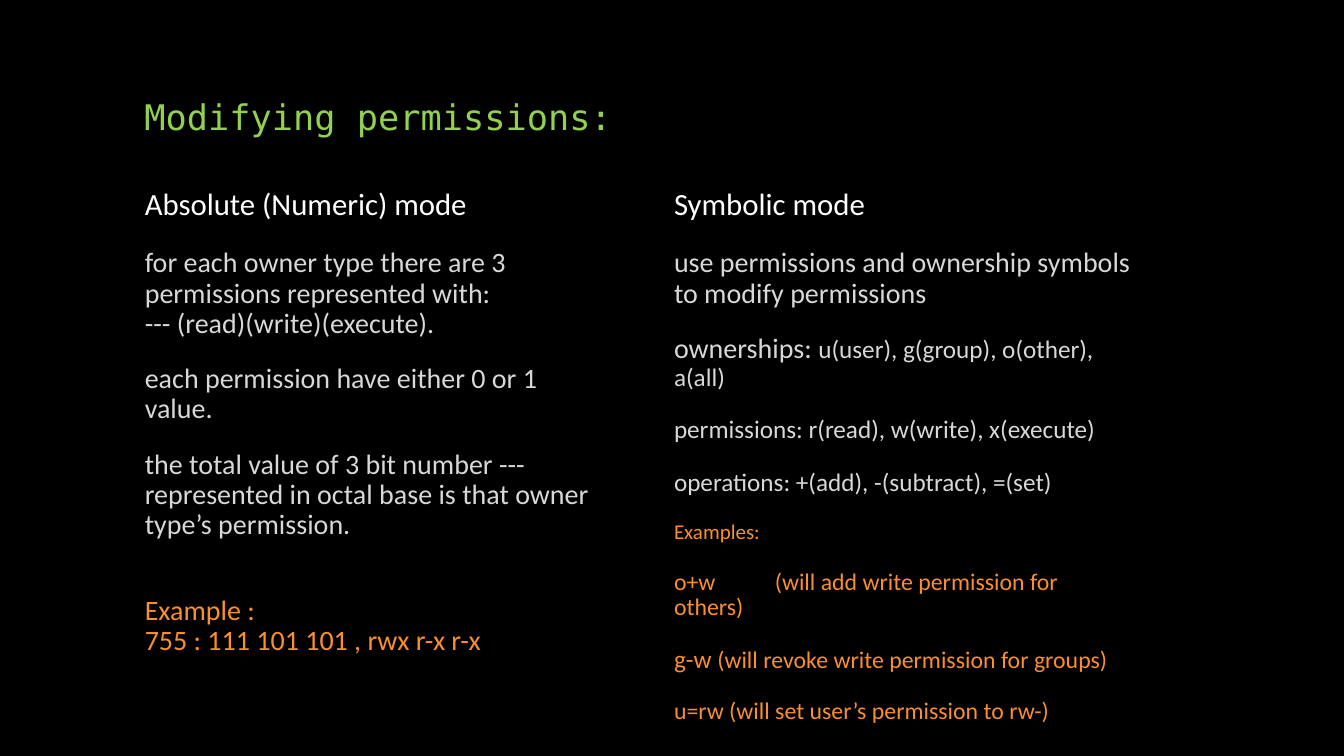
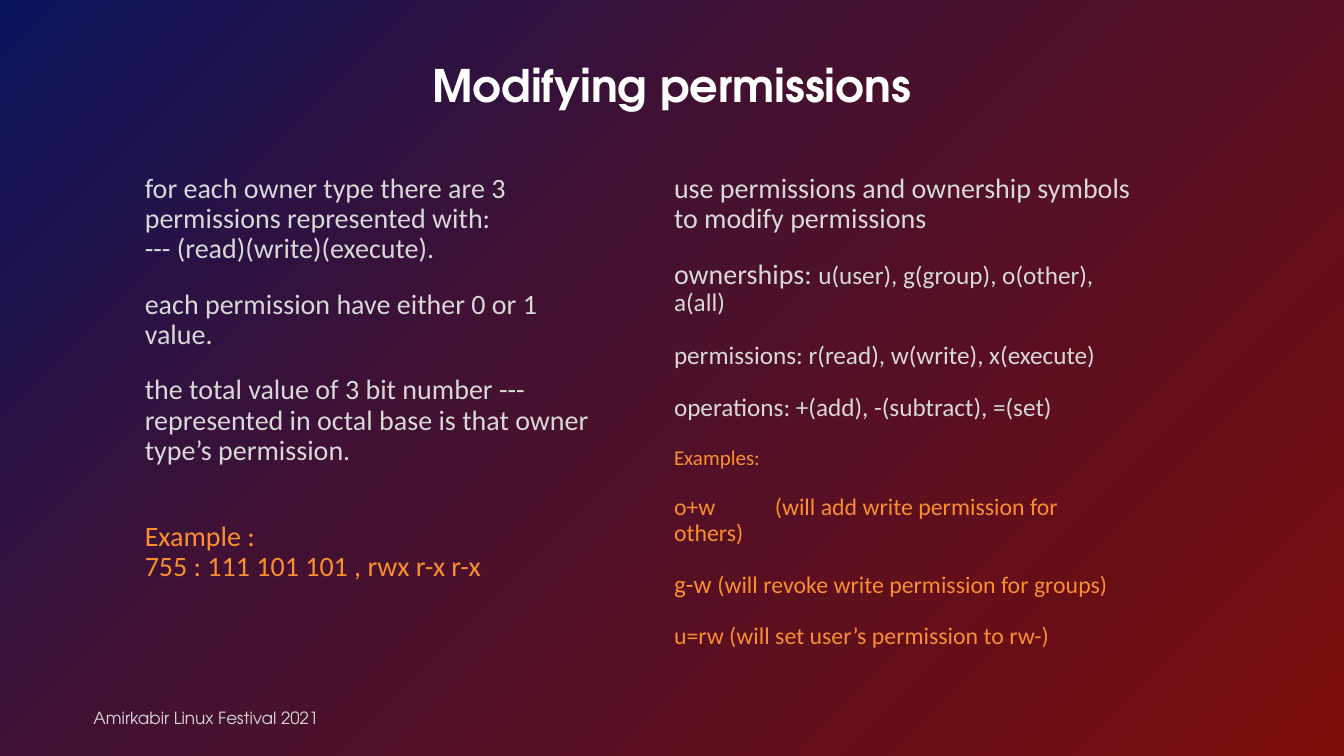
Before and after one commit to linuxfestival/introduction-to-linux-resources, a slide deck: slide 11 of PowerPoint/permissions.pptx (slide 13 before the commit). Drawn at 1344x756 pixels with LibreOffice and Linux fonts; fonts in the diff are those of the drawing. Boxes give left, top, right and bottom in pixels: in the first picture for what was removed or moved away, otherwise in the second. Text is boxed around its words. In the diff, an @@ line names an element or a change of style, - is before the commit and + after.

Commit message:
feat: Update permissions slides to change template

```diff
--- a/PowerPoint/permissions.pptx
+++ b/PowerPoint/permissions.pptx
@@ background #000000 to #FFFFFF @@
@@ rectangle added at [0,0,1344,756], fill gradient #7B0D09 to #421132 to #09145D @@
@@ title at [432,67,911,112]: text changed; size 25.2 to 32 pt; font DejaVu Sans Mono to TeX Gyre Adventor; text colour #92D050 to #FFFFFF; bold on @@
-Modifying permissions:
+Modifying permissions
@@ text "for each owner type there ...": place and size @@
-text "for each owner type there ..." at [145,252,588,650]
+text "for each owner type there ..." at [145,178,588,576]
@@ text "use permissions and ownership symbols ...": place and size @@
-text "use permissions and ownership symbols ..." at [674,252,1129,723]
+text "use permissions and ownership symbols ..." at [674,178,1129,648]
@@ text removed at [145,192,466,219] @@
-Absolute (Numeric) mode
@@ text removed at [674,193,865,220] @@
-Symbolic mode
@@ text added at [93,711,318,724], 12 pt, text #D8D8D8 @@
+Amirkabir Linux Festival 2021
```
Also in this commit, not shown: 11 other slides changed, 2 slides added, 4 slides removed.
